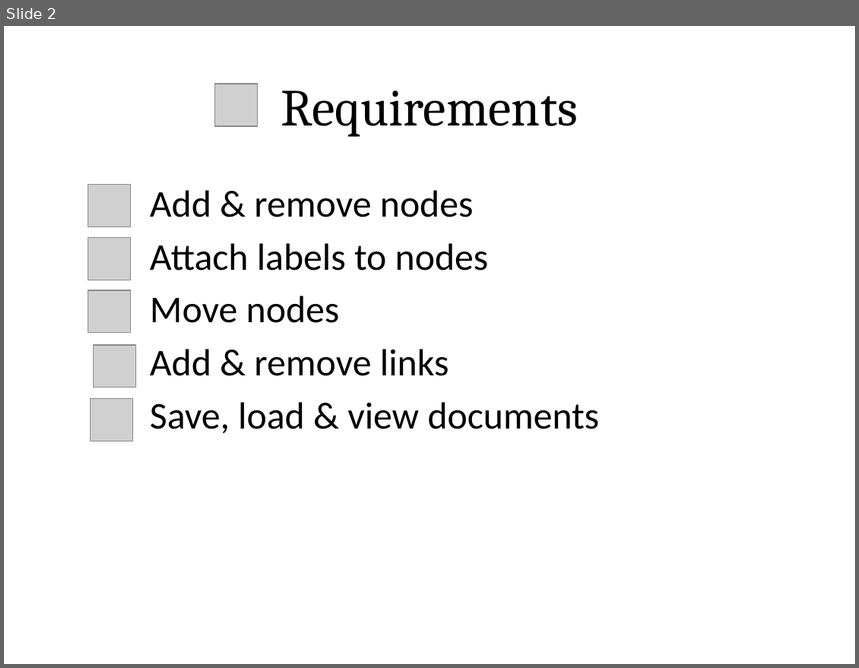
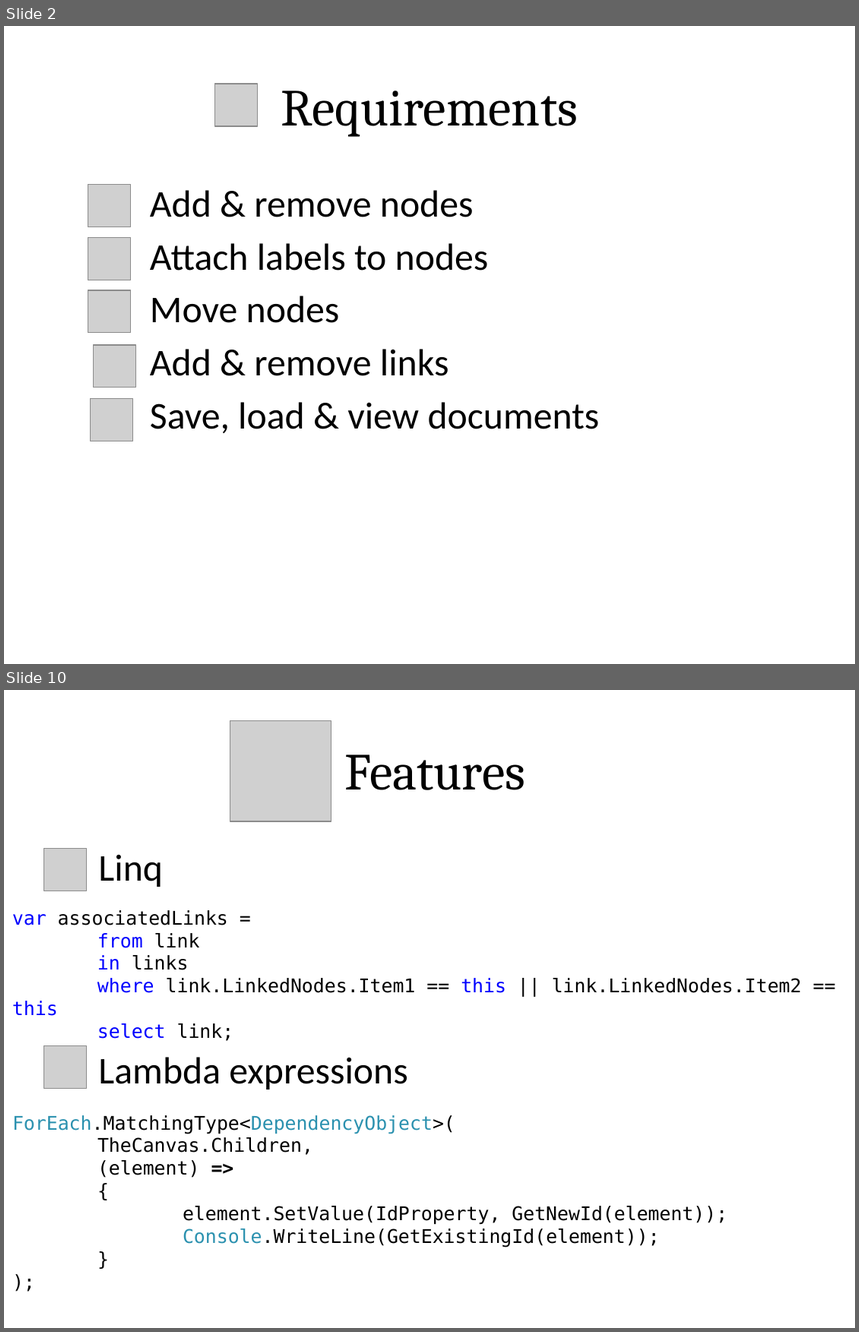
Before and after one commit to hinst/Coursework_2, a slide deck: Documentation/coursetion.pptx. Shown one above the other, each under a label of ours: slide 2 before the commit, slides 2 and 10 after it; the slides between them are not shown. The pictures are 859x668 and 859x1332 pixels, drawn with LibreOffice and Linux fonts; fonts in the diff are those of the drawing; grey boxes stand for pictures. Boxes give left, top, right and bottom in pixels: in the first picture for what was removed or moved away, otherwise in the second. Text is boxed around its words. In the diff, an @@ line names an element or a change of style, - is before the commit and + after.

```diff
--- a/Documentation/coursetion.pptx
+++ b/Documentation/coursetion.pptx
@@ slide 10 added at (4, 690, 855, 1328), background #FFFFFF @@
@@ picture added at (230, 720, 331, 822) @@
@@ title added at (345, 755, 525, 790), 44 pt, text #000000 @@
+Features
@@ picture added at (44, 848, 87, 891) @@
@@ text added at (98, 854, 163, 887), 32 pt, text #000000 @@
+Linq
@@ text added at (12, 910, 802, 1041), 16 pt, text #000000 @@
+var associatedLinks =
+from link
+in links
+where link.LinkedNodes.Item1 == this || link.LinkedNodes.Item2 == this
+select link;
@@ picture added at (44, 1046, 87, 1088) @@
@@ text added at (98, 1057, 408, 1090), 32 pt, text #000000 @@
+Lambda expressions
@@ text added at (12, 1116, 728, 1248), 16 pt, text #000000 @@
+ForEach.MatchingType<DependencyObject>(
+TheCanvas.Children,
+(element) =>
+{
+element.SetValue(IdProperty, GetNewId(element));
+Console.WriteLine(GetExistingId(element));
+}
+);
```
Also in this commit, not shown: 1 slide changed, 6 other slides added, 1 slide removed, 1 other file.
